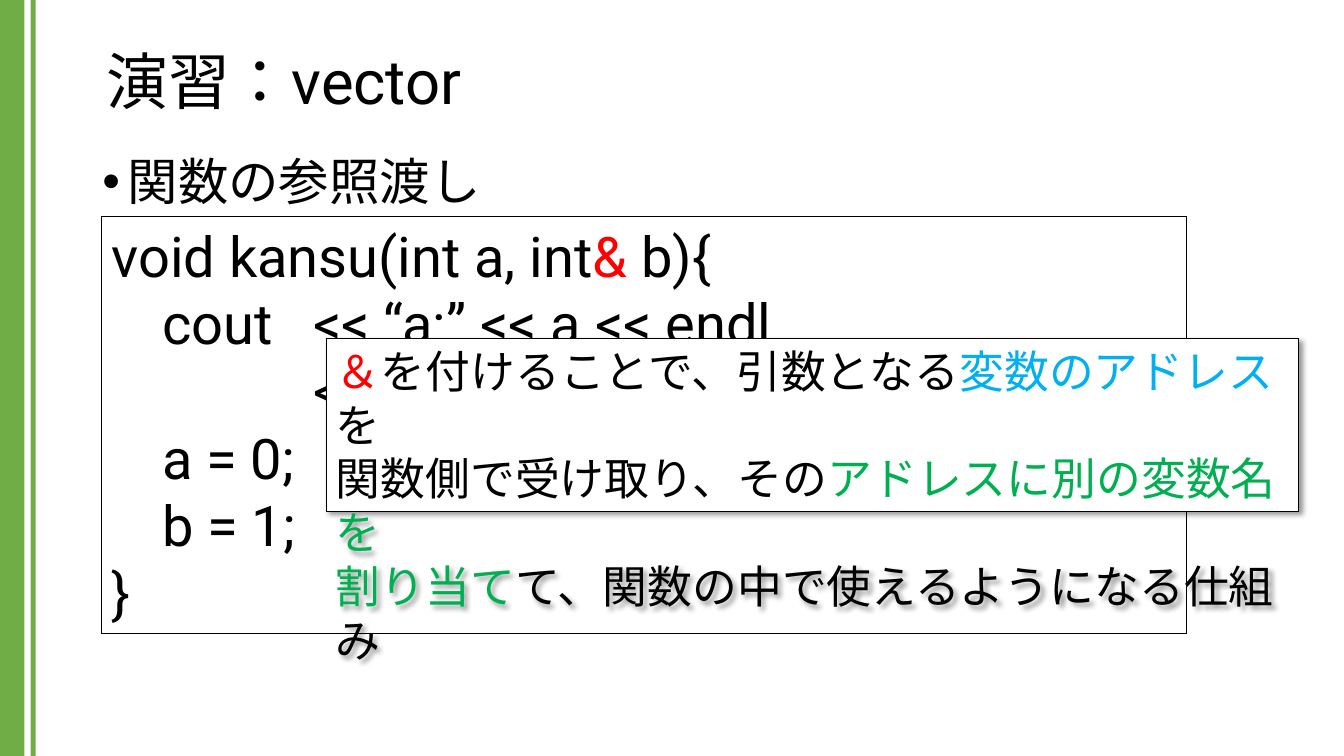
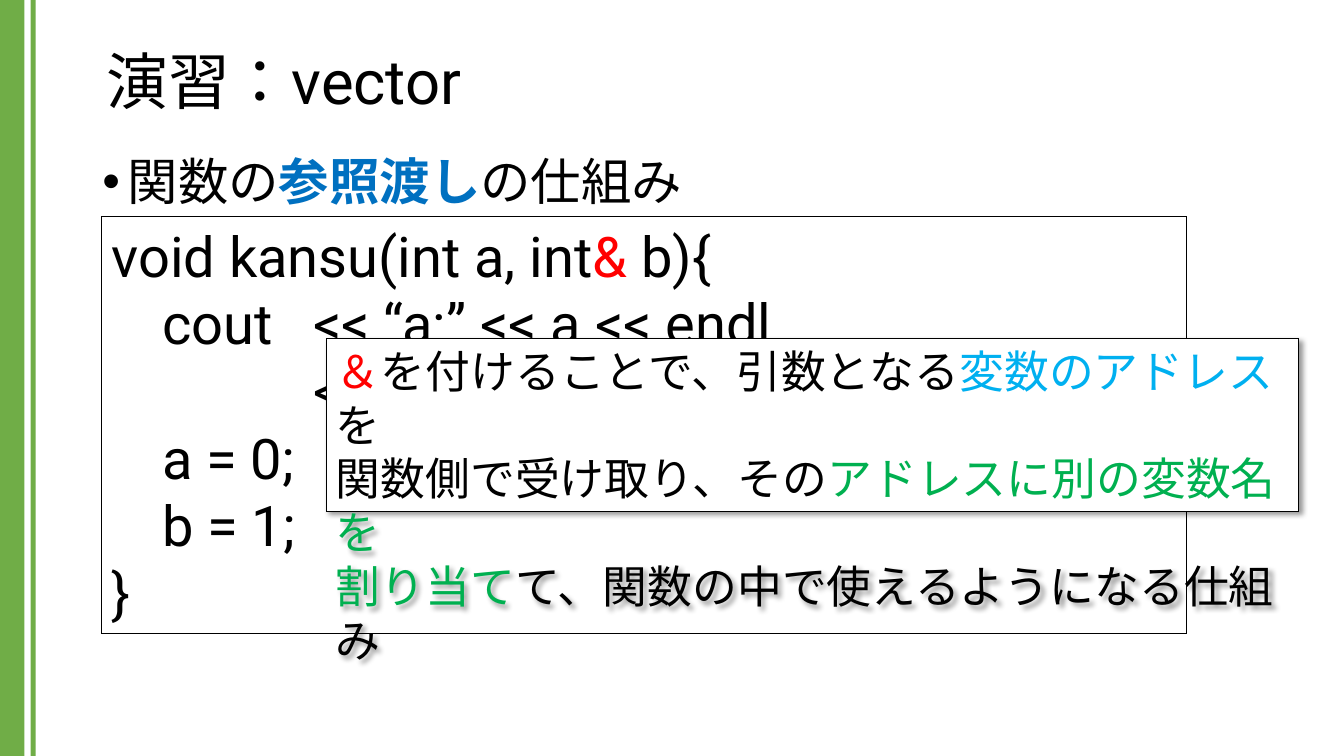
Before and after one commit to kic-murata/cpp2024, a slide deck: slide 13 of 授業資料/演習課題：vector.pptx (slide 12 before the commit). Drawn at 1344x756 pixels with LibreOffice and Linux fonts; fonts in the diff are those of the drawing. Boxes give left, top, right and bottom in pixels: in the first picture for what was removed or moved away, otherwise in the second. Text is boxed around its words. In the diff, an @@ line names an element or a change of style, - is before the commit and + after.

```diff
--- a/授業資料/演習課題：vector.pptx
+++ b/授業資料/演習課題：vector.pptx
@@ text at <box>128,157,682,205</box>: text changed @@
-• 関数の参照渡し
+• 関数の参照渡しの仕組み
```
Also in this commit, not shown: 8 other slides changed, 2 slides added.
